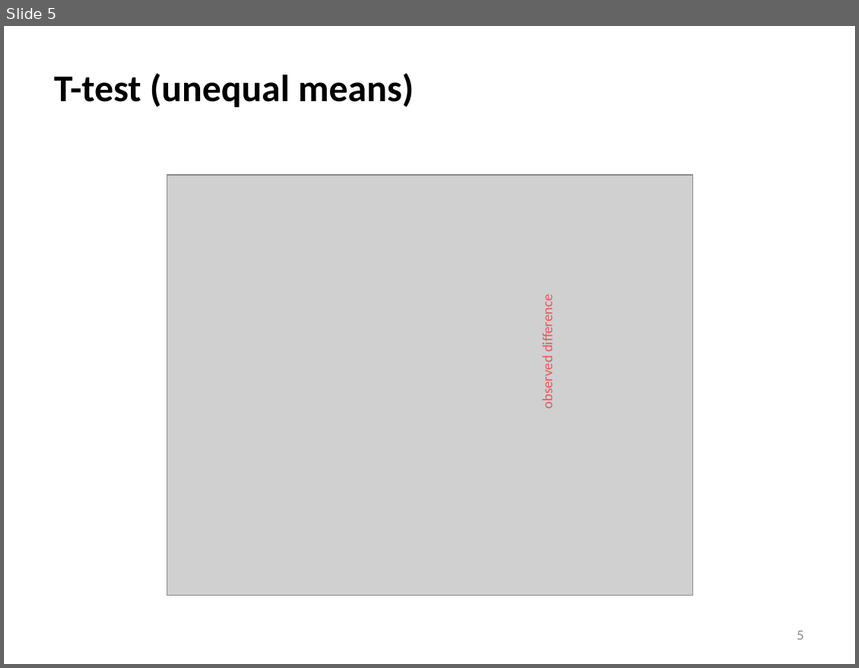
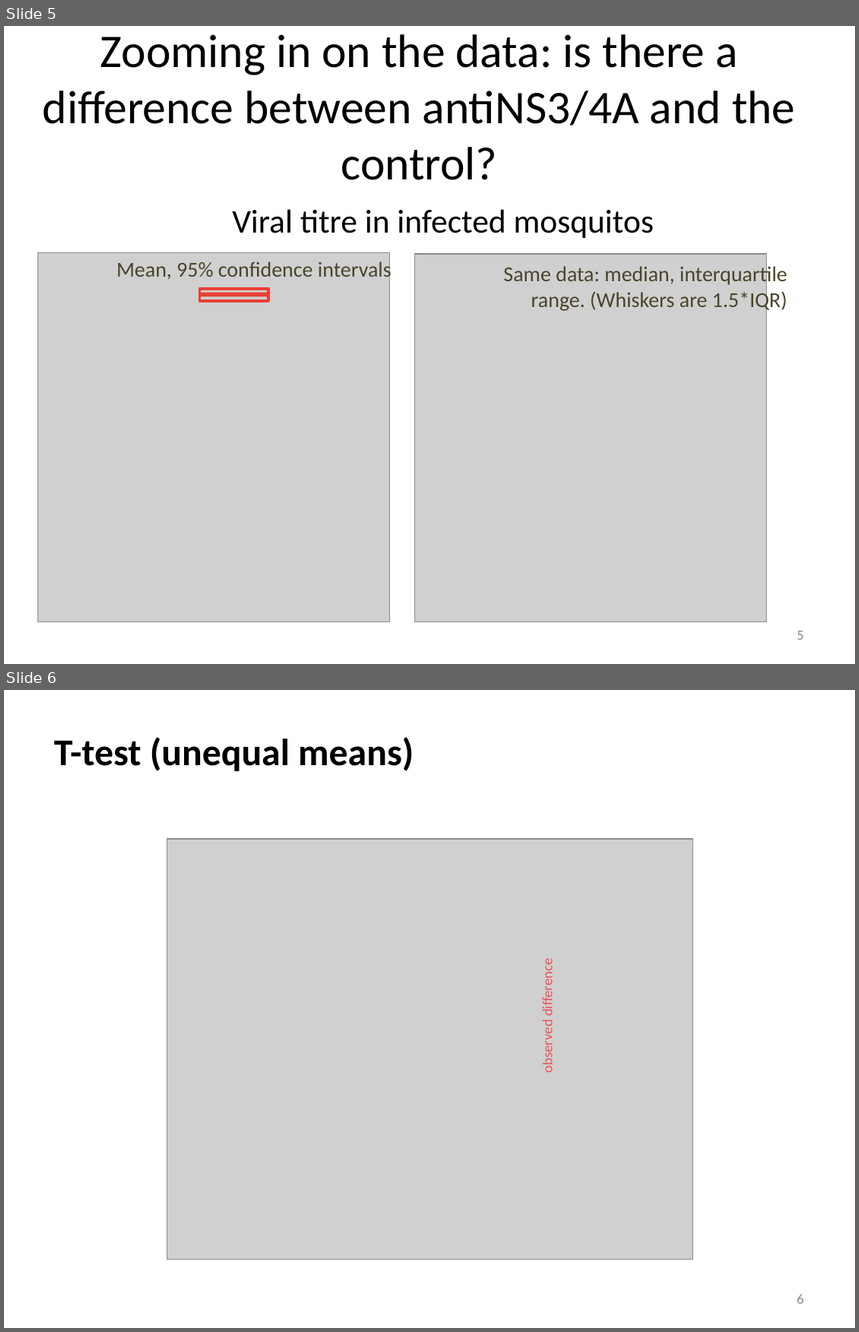
Before and after one commit to meekrob/stats_workshop_2020, a slide deck: adeline/Adeline_TOST_edit.pptx. Shown one above the other, each under a label of ours: slide 5 before the commit, slides 5 and 6 after it. The pictures are 859x668 and 859x1332 pixels, drawn with LibreOffice and Linux fonts; fonts in the diff are those of the drawing; grey boxes stand for pictures. Boxes give left, top, right and bottom in pixels: in the first picture for what was removed or moved away, otherwise in the second. Text is boxed around its words. In the diff, an @@ line names an element or a change of style, - is before the commit and + after.

```diff
--- a/adeline/Adeline_TOST_edit.pptx
+++ b/adeline/Adeline_TOST_edit.pptx
@@ slide 5 added at (4,26,855,664), background #FFFFFF @@
@@ title added at (43,34,796,126), 39.6 pt, text #000000 @@
+Zooming in on the data: is there a difference between antiNS3/4A and the control?
@@ text added at (232,209,654,238), 28 pt, text #000000 @@
+Viral titre in infected mosquitos
@@ picture added at (37,253,389,623) @@
@@ text added at (116,259,392,282), 18 pt, text #4A452A @@
+Mean, 95% confidence intervals
@@ picture added at (414,254,767,623) @@
@@ text added at (503,264,788,313), 18 pt, text #4A452A @@
+Same data: median, interquartile range. (Whiskers are 1.5*IQR)
@@ rectangle added at (199,293,268,297), fill #EA3F33 @@
@@ rectangle added at (200,289,268,302), outline #EA3F33 2.25 pt @@
@@ page number added at (797,631,804,640), 12 pt, text #8C8C8C @@
+5
@@ what was slide 5 is now slide 6 @@
@@ page number at (797,1294,804,1304): text changed @@
-5
+6
```
Also in this commit, not shown: 7 slides changed, 2 other slides added, 2 slides removed.
